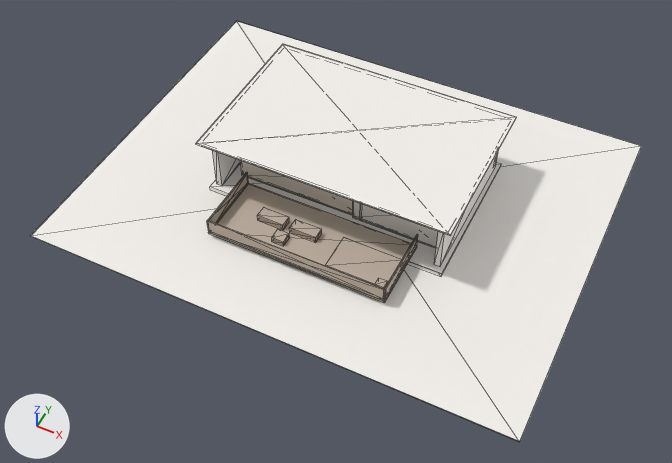
Two versions of the glTF model public/models/villa.glb, one commit apart.
The view is the same before and after, from a 50 mm lens placed at (16.0, -34.7, 38.1), pointed at (0.5, -3.8, -0.6). The lights are fixed; the arrows at lower left show +X, +Y and +Z. The older version comes first. Mesh edges are drawn as thin lines. Vertices at exactly the same position are counted once.

Names of what the first picture shows: 'dek', 'eksterior', 'kamar', 'ruang tamu'.
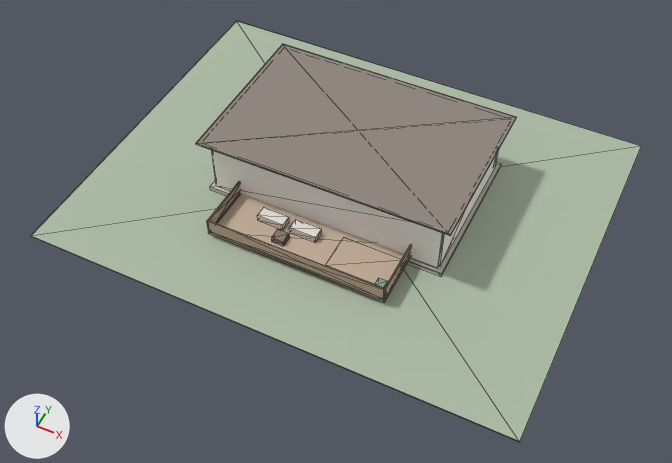
Edits to the bpy script that builds the scene:
```text
Add mat_mat_6:
    mat_mat_6 = principled_material('mat_6')
    mat_mat_6.base_color = (0.52, 0.38, 0.28)  # beige #bfa690
    mat_mat_6.metallic = 0.02
    mat_mat_6.roughness = 0.88
Add mat_mat_9:
    mat_mat_9 = principled_material('mat_9')
    mat_mat_9.base_color = (0.58, 0.45, 0.34)  # beige #c8b39e
    mat_mat_9.metallic = 0.02
    mat_mat_9.roughness = 0.88
Add mat_mat_2:
    mat_mat_2 = principled_material('mat_2')
    mat_mat_2.base_color = (0.94, 0.91, 0.86)  # white #f8f5ef
    mat_mat_2.metallic = 0.02
    mat_mat_2.roughness = 0.88
Add mat_mat_3:
    mat_mat_3 = principled_material('mat_3')
    mat_mat_3.base_color = (0.28, 0.24, 0.21)  # grey #90867e
    mat_mat_3.metallic = 0.02
    mat_mat_3.roughness = 0.88
Add mat_mat_1:
    mat_mat_1 = principled_material('mat_1')
    mat_mat_1.base_color = (0.55, 0.52, 0.47)  # light grey #c4bfb6
    mat_mat_1.metallic = 0.02
    mat_mat_1.roughness = 0.88
Add mat_mat_0:
    mat_mat_0 = principled_material('mat_0')
    mat_mat_0.base_color = (0.42, 0.5, 0.38)  # grey #adbca6
    mat_mat_0.metallic = 0.02
    mat_mat_0.roughness = 0.88
Change me_eksterior:
    remove me_eksterior.from_pydata(...)  # 104 vertices, 156 faces; spans x -14.0..14.0, y -12.0..10.0, z 0.0..3.7
    add me_eksterior.from_pydata(...)  # 112 vertices, 168 faces; spans x -14.0..14.0, y -12.0..10.0, z 0.0..3.7
    me_eksterior part 1: a new loose piece, a box spanning x -6.8..6.8, y -4.38..-4.03, z 0.25..3.45, in mat_mat_2 (white #f8f5ef)
    me_eksterior part 2: 12 faces spanning x -14.0..14.0, y -12.0..10.0, z 0.0 switch from mat_mat_eksterior (white #f5f2ed) to mat_mat_0 (grey #adbca6)
    me_eksterior part 3: 36 faces spanning x -7.1..7.1, y -4.6..7.6, z 0.0..0.5 switch from mat_mat_eksterior (white #f5f2ed) to mat_mat_1 (light grey #c4bfb6)
    me_eksterior part 4: 36 faces spanning x -6.9..6.9, y -4.2..4.4, z 0.2..3.5 switch from mat_mat_eksterior (white #f5f2ed) to mat_mat_2 (white #f8f5ef)
    me_eksterior part 5: 24 faces spanning x -7.4..7.4, y -4.9..4.9, z 3.5..3.7 switch from mat_mat_eksterior (white #f5f2ed) to mat_mat_3 (grey #90867e)
    add me_eksterior.materials.append(mat_mat_4)  # pale blue #c4dadf
    add me_eksterior.materials.append(mat_mat_5)  # greyish green #89a690
Change me_ruang_tamu:
    remove me_ruang_tamu.from_pydata(...)  # 64 vertices, 96 faces; spans x -5.95..1.61, y -2.96..3.55, z 0.24..3.2
    add me_ruang_tamu.from_pydata(...)  # 72 vertices, 108 faces; spans x -5.96..1.61, y -2.96..3.55, z 0.24..3.2
    me_ruang_tamu part 6: 12 faces spanning x -5.95..1.55, y -2.95..3.55, z 0.24..0.32 switch from mat_mat_ruang_tamu (pale yellow #e5dacb) to mat_mat_6 (beige #bfa690)
    me_ruang_tamu part 7: 24 faces spanning x -5.95..1.61, y -2.96..3.55, z 0.3..3.2 switch from mat_mat_ruang_tamu (pale yellow #e5dacb) to mat_mat_2 (white #f8f5ef)
    edits to the shape of me_ruang_tamu do not show in these pictures
    add me_ruang_tamu.materials.append(mat_mat_7)  # white #eae5dd
    add me_ruang_tamu.materials.append(mat_mat_8)  # brown #907c6f
Change me_kamar:
    remove me_kamar.from_pydata(...)  # 56 vertices, 84 faces; spans x 1.2..6.6, y -3.11..1.9, z 0.24..3.2
    add me_kamar.from_pydata(...)  # 72 vertices, 108 faces; spans x 1.2..6.6, y -3.11..1.91, z 0.24..3.2
    me_kamar part 8: 12 faces spanning x 1.2..6.4, y -3.1..1.9, z 0.24..0.32 switch from mat_mat_kamar (white #edeae2) to mat_mat_6 (beige #bfa690)
    me_kamar part 9: 24 faces spanning x 1.2..6.4, y -3.11..1.9, z 0.3..3.2 switch from mat_mat_kamar (white #edeae2) to mat_mat_2 (white #f8f5ef)
    edits to the shape of me_kamar do not show in these pictures
    add me_kamar.materials.append(mat_mat_7)  # white #eae5dd
    add me_kamar.materials.append(mat_mat_8)  # brown #907c6f
Change me_dek:
    where me_dek.from_pydata(...)  # 72 vertices, 108 faces; spans x -5.25..5.25, y -7.7..-3.5, z 0.29..1.3
    me_dek part 10: 8 of the faces centred in x -1.75..1.75, y -7.7..-3.5, z 0.29..0.41 switch from mat_mat_dek (light grey #c4b5a6) to mat_mat_9 (beige #c8b39e)
    me_dek part 11: 2 of the faces centred in x 5.25, y -6.3..-4.9, z 0.33..0.37 switch from mat_mat_dek (light grey #c4b5a6) to mat_mat_9 (beige #c8b39e)
    me_dek part 12: all 14 faces centred in x -5.25..-5.16, y -7.7..-3.5, z 0.4..1.3 switch from mat_mat_dek (light grey #c4b5a6) to mat_mat_6 (beige #bfa690)
    me_dek part 13: all 14 faces centred in x 5.16..5.25, y -7.7..-3.5, z 0.4..1.3 switch from mat_mat_dek (light grey #c4b5a6) to mat_mat_6 (beige #bfa690)
    me_dek part 14: all 8 faces centred in x -1.75..1.75, y -7.69..-7.61, z 0.4..1.3 switch from mat_mat_dek (light grey #c4b5a6) to mat_mat_6 (beige #bfa690)
    me_dek part 15: all 24 faces centred in x -3.3..0.3, y -5.75..-5.05, z 0.4..0.8 switch from mat_mat_dek (light grey #c4b5a6) to mat_mat_7 (white #eae5dd)
    me_dek part 16: all 12 faces centred in x -1.85..-1.15, y -6.75..-6.05, z 0.38..0.73 switch from mat_mat_dek (light grey #c4b5a6) to mat_mat_8 (brown #907c6f)
    me_dek part 17: all 12 faces centred in x 4.55..5.05, y -7.45..-6.95, z 0.4..1.1 switch from mat_mat_dek (light grey #c4b5a6) to mat_mat_5 (greyish green #89a690)
    add me_dek.materials.append(mat_mat_10)  # greyish cyan #a0bfbc
```

Where the change shows, as pixel boxes (x1, y1, x2, y2) in the pictures (672 x 463 px):
'ruang tamu', reshaped (not visible afterwards): before (240, 160, 353, 215)
'kamar', reshaped (not visible afterwards): before (353, 201, 438, 248)
part 1 of me_eksterior, added: after (212, 150, 443, 268)
part 2 of me_eksterior, recoloured (white to grey): (31, 21, 641, 442) in both
part 3 of me_eksterior, recoloured: (210, 162, 501, 276) in both
part 4 of me_eksterior, recoloured: before (212, 150, 498, 267); after (439, 152, 498, 267)
part 5 of me_eksterior, recoloured (white to grey): (196, 44, 517, 236) in both
part 6 of me_ruang_tamu, recoloured: before (243, 175, 352, 215)
part 7 of me_ruang_tamu, recoloured (pale yellow): before (240, 160, 353, 215)
part 8 of me_kamar, recoloured: before (353, 217, 436, 248)
part 9 of me_kamar, recoloured: before (353, 201, 438, 247)
part 10 of me_dek, edited (looks the same): (208, 193, 409, 302) in both
part 11 of me_dek, recoloured: before (385, 247, 417, 301); after (385, 257, 411, 301)
part 12 of me_dek, recoloured: before (207, 172, 249, 233); after (207, 182, 241, 233)
part 13 of me_dek, recoloured (light grey to beige): before (383, 234, 418, 301); after (383, 245, 412, 301)
part 14 of me_dek, recoloured: (208, 220, 386, 300) in both
part 15 of me_dek, recoloured (lighter): (257, 207, 322, 242) in both
part 16 of me_dek, recoloured (light grey to brown): (272, 229, 290, 246) in both
part 17 of me_dek, recoloured: (375, 278, 388, 288) in both
